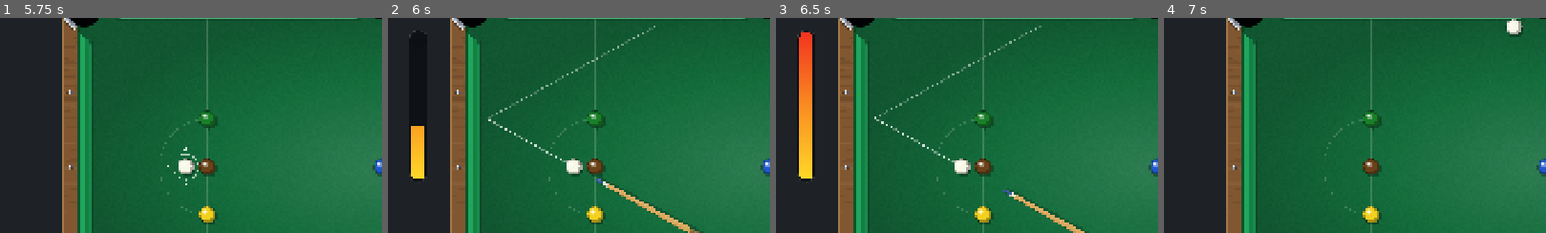
Above: before the commit, frames 1-4 (left to right).
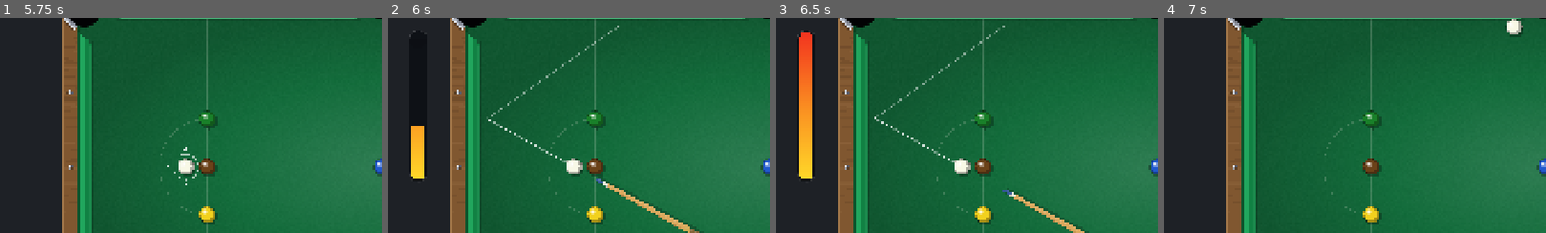
Above: after the commit, the same moments.

Repository: SaadiDK-003/pocket_duel
Game: Godot game, scene res://scenes/snooker/snooker_game.tscn
The game is run twice, just before and just after one commit, with the same random seed, the same clock (stepped at 60 frames per second) and the same inputs. This scene is started directly instead of the project's main scene.
Inputs (mouse positions are % of the whole screen's width and height, from its top left):
- Up to frame 1 (5.75 s): click "II" at 0.5 s; click "Restart" at 1.25 s; click "II" at 2 s; click "Restart" at 2.75 s; click "II" at 3.5 s; click "Restart" at 4.25 s; tap Enter at 5 s; drag from (4, 92) to (60, 28) at 5.02 s
- Up to frame 2 (6 s): drag from (30, 55) to (45, 70) at 5.77 s
- Up to frame 3 (6.5 s): no input
- Up to frame 4 (7 s): click "SHOOT" at 6.5 s
The pictures show only the part of the screen within x 0-50%, y 20-70%; the shares and areas given below are measured in that part.

Frame 1 is identical in both runs. In frame 2, 0.5% of the frame differs, in the area x 26-70%, y 3-48%; in frame 3, 0.5%; in frame 4, nothing differs.

Commit message:
Fix bank-shot aim: account for cushion restitution (shallower bounce)
The cushion physics reverses only the perpendicular velocity AND scales it by
RESTITUTION_CUSHION (0.78), so the ball leaves shallower than a perfect mirror.
The aim prediction assumed a perfect mirror -> pointed too steep -> real ball
went 'away' from the shown target. Predict the true angle:
refl = tangential - RESTITUTION_CUSHION * perpendicular.

Co-Authored-By: Claude Opus 4.8 <noreply@anthropic.com>

Diff:
--- a/scripts/snooker/cue.gd
+++ b/scripts/snooker/cue.gd
@@ -232,7 +232,12 @@
 			draw_line(contact, contact + deflect * 72.0, Color(0.45, 0.85, 1.0, 0.7), 2.5, true)
 	elif hit["type"] == "cushion":
 		var nrm: Vector2 = hit["normal"]
-		var refl: Vector2 = (dir - 2.0 * dir.dot(nrm) * nrm).normalized()
+		# The real bounce keeps the tangential speed but shrinks the perpendicular
+		# one by the cushion restitution, so the ball comes off SHALLOWER than a
+		# perfect mirror. Predict that exact angle (must match RESTITUTION_CUSHION).
+		var dn: Vector2 = dir.dot(nrm) * nrm            # perpendicular component
+		var dt: Vector2 = dir - dn                      # tangential component
+		var refl: Vector2 = (dt - game.RESTITUTION_CUSHION * dn).normalized()
 		# Cast the post-bounce path so a bank shot shows where the ball really goes.
 		var hit2: Dictionary = _cast(contact + refl * 2.0, refl, [cue_ball])
 		var c2: Vector2 = hit2["point"]
